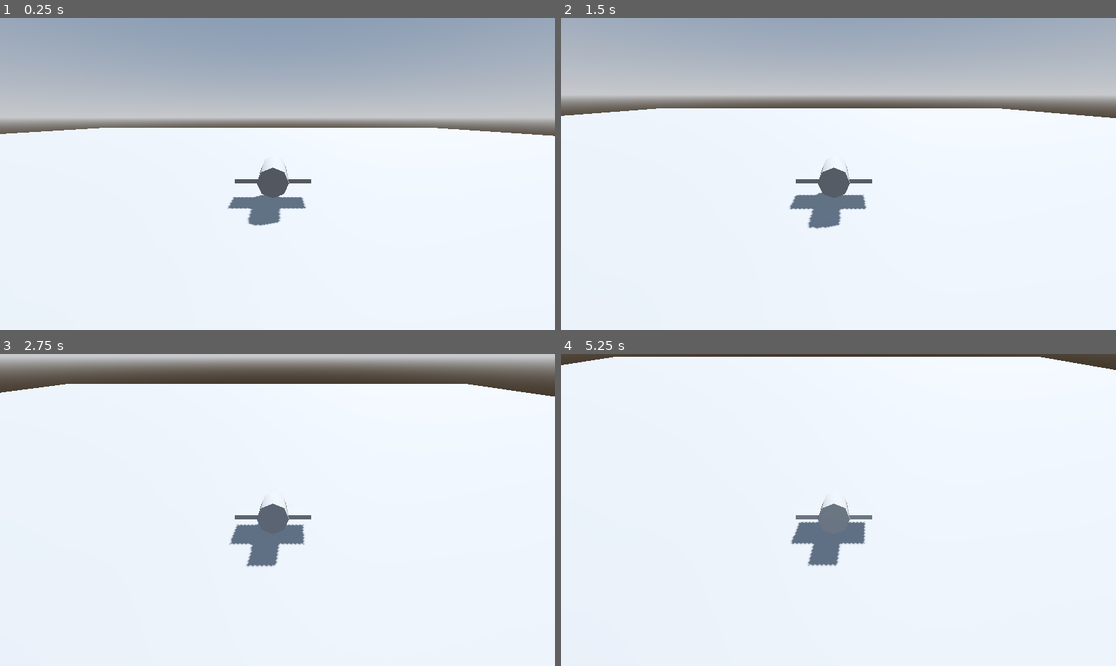
Above: before the commit, frames 1-4 (two rows, left to right).
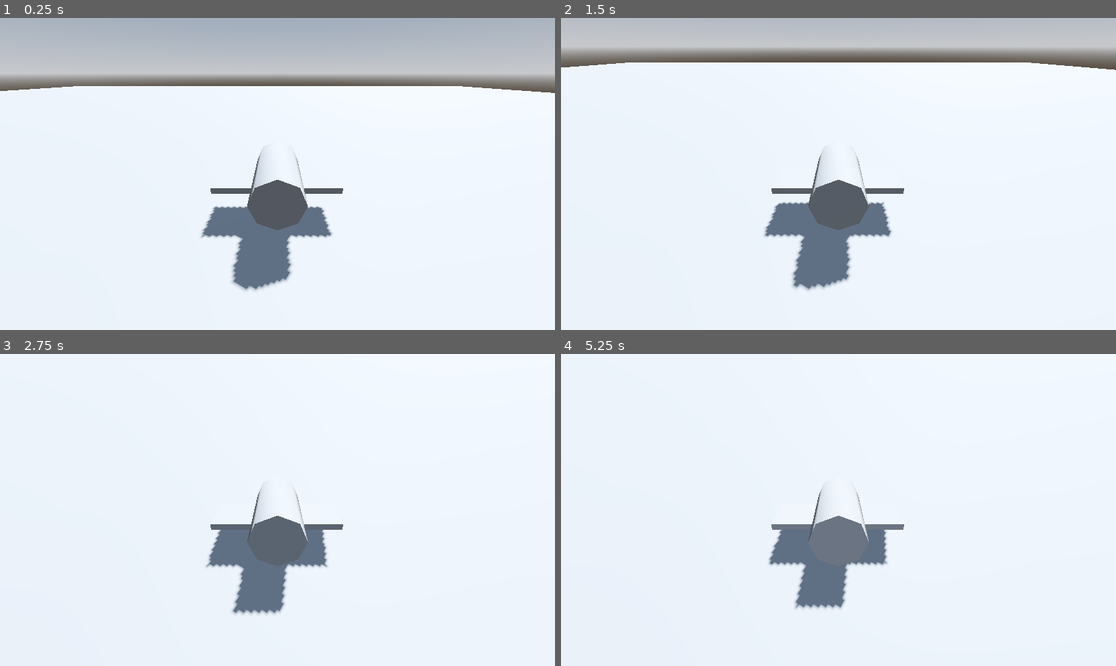
Above: after the commit, the same moments.

Repository: TeddySauyet/gta5remaster
Game: Godot game, scene res://src/plane/TestScene.tscn
Two runs of this game, one before a commit and one after it. Both use one fixed random seed, a clock stepped at 60 frames per second and the inputs below. The project has no main scene, so this scene is started directly.
Inputs:
- Up to frame 1 (0.25 s): no input
- Up to frame 2 (1.5 s): tap Enter at 0.5 s; hold D (roll_right) 0.53-1.28 s; tap Space at 1.25 s; hold S (pitch_down) from 1.28 s (still down)
- Up to frame 3 (2.75 s): release S (pitch_down) at 2.03 s; hold D (roll_right) from 2.03 s (still down)
- Up to frame 4 (5.25 s): tap Enter at 2.75, 4.25 s; release D (roll_right) at 2.78 s; hold W (pitch_up) 2.78-3.53 s; tap Space at 3.5, 5 s; hold A (roll_left) 3.53-5.03 s; hold S (pitch_down) from 5.03 s (still down)

The runs differ from the first frame. In frame 1, 33% of the frame differs, in the area x 0-100%, y 3-88%; in frame 2, 33%, in the area x 0-100%, y 0-88%; in frame 3, 14%; in frame 4, 4.6%.

Commit message:
Multiplayer is functional for planes. Next up is probably bikes? Or maybe making this flying feel a little bit better tbh, a little gravity would go a long way.

Diff:
--- a/project.godot
+++ b/project.godot
@@ -46,3 +46,8 @@
 "events": [Object(InputEventKey,"resource_local_to_scene":false,"resource_name":"","device":-1,"window_id":0,"alt_press …(192 unchanged characters)…
 ]
 }
+debug2={
+"deadzone": 0.5,
+"events": [Object(InputEventKey,"resource_local_to_scene":false,"resource_name":"","device":-1,"window_id":0,"alt_pressed":false,"shift_pressed":false,"ctrl_pressed":false,"meta_pressed":false,"pressed":false,"keycode":0,"physical_keycode":80,"key_label":0,"unicode":112,"location":0,"echo":false,"script":null)
+]
+}
--- a/src/plane/Plane.tscn
+++ b/src/plane/Plane.tscn
@@ -1,8 +1,49 @@
-[gd_scene load_steps=3 format=3 uid="uid://b2oyhh2u17n40"]
+[gd_scene load_steps=4 format=3 uid="uid://b2oyhh2u17n40"]
 
 [ext_resource type="Script" path="res://src/plane/plane.gd" id="1_uo7eh"]
 
 [sub_resource type="CylinderShape3D" id="CylinderShape3D_4hsp7"]
+
+[sub_resource type="SceneReplicationConfig" id="SceneReplicationConfig_8pa36"]
+properties/0/path = NodePath(".:_current_inputs:throttle_up")
+properties/0/spawn = true
+properties/0/replication_mode = 1
+properties/1/path = NodePath(".:_current_inputs:throttle_down")
+properties/1/spawn = true
+properties/1/replication_mode = 1
+properties/2/path = NodePath(".:_current_inputs:pitch_up")
+properties/2/spawn = true
+properties/2/replication_mode = 1
+properties/3/path = NodePath(".:_current_inputs:pitch_down")
+properties/3/spawn = true
+properties/3/replication_mode = 1
+properties/4/path = NodePath(".:_current_inputs:roll_left")
+properties/4/spawn = true
+properties/4/replication_mode = 1
+properties/5/path = NodePath(".:_current_inputs:roll_right")
+properties/5/spawn = true
+properties/5/replication_mode = 1
+properties/6/path = NodePath(".:velocity")
+properties/6/spawn = true
+properties/6/replication_mode = 1
+properties/7/path = NodePath(".:forward_speed")
+properties/7/spawn = true
+properties/7/replication_mode = 1
+properties/8/path = NodePath(".:target_speed")
+properties/8/spawn = true
+properties/8/replication_mode = 1
+properties/9/path = NodePath(".:turn_input")
+properties/9/spawn = true
+properties/9/replication_mode = 1
+properties/10/path = NodePath(".:pitch_input")
+properties/10/spawn = true
+properties/10/replication_mode = 1
+properties/11/path = NodePath(".:position")
+properties/11/spawn = true
+properties/11/replication_mode = 1
+properties/12/path = NodePath(".:rotation")
+properties/12/spawn = true
+properties/12/replication_mode = 1
 
 [node name="Plane" type="CharacterBody3D"]
 script = ExtResource("1_uo7eh")
@@ -22,3 +63,6 @@
 
 [node name="Camera3D" type="Camera3D" parent="."]
 transform = Transform3D(1, 0, 0, 0, 0.896169, 0.443713, 0, -0.443713, 0.896169, 0, 1.95328, 3.74299)
+
+[node name="MultiplayerSynchronizer" type="MultiplayerSynchronizer" parent="."]
+replication_config = SubResource("SceneReplicationConfig_8pa36")
--- a/src/plane/TestScene.tscn
+++ b/src/plane/TestScene.tscn
@@ -33,6 +33,3 @@
 
 [node name="Plane" parent="." instance=ExtResource("1_nw6ld")]
 transform = Transform3D(1, 0, 0, 0, 1, 0, 0, 0, 1, -1, 1, -1)
-
-[node name="Camera3D" type="Camera3D" parent="Plane"]
-transform = Transform3D(1, 0, 0, 0, 0.963472, 0.26781, 0, -0.26781, 0.963472, 0.144192, 1.96721, 7.00264)
--- a/src/plane/plane.gd
+++ b/src/plane/plane.gd
@@ -6,9 +6,11 @@
 ## Adapted from https://kidscancode.org/godot_recipes/3.x/3d/simple_airplane/index.html
 
 # Can't fly below this speed
-var min_flight_speed := 10
+var min_flight_speed := 10.0
 # Maximum airspeed
-var max_flight_speed := 30
+var max_flight_speed := 30.0
+## Maximum gravity acceleration (not implemented yet)
+var gravity_acceleration := 5.0
 # Turn rate
 var turn_speed := 0.75
 # Climb/dive rate
@@ -16,7 +18,7 @@
 # Wings "autolevel" speed
 var level_speed := 3.0
 # Throttle change speed
-var throttle_delta := 30
+var throttle_delta := 30.0
 # Acceleration/deceleration
 var acceleration := 6.0
 
@@ -65,7 +67,8 @@
 		)
 
 func _physics_process(delta):
-	set_input_state()
+	if is_authority():
+		set_input_state()
 	get_input(delta)
 	# Rotate the transform based on the input values
 	transform.basis = transform.basis.rotated(transform.basis.x, pitch_input * pitch_speed * delta)
@@ -91,9 +94,12 @@
 
 	move_and_slide()
 
-func get_input(delta):
+func get_input(delta  : float):
 	# Throttle input
 	if _current_inputs.throttle_up != 0.0:
+		var xz_project = -transform.basis.z
+		xz_project.y = 0
+		var gravity_effect := gravity_acceleration * sin(xz_project.angle_to(-transform.basis.z))
 		target_speed = min(forward_speed + throttle_delta * delta, max_flight_speed)
 	if _current_inputs.throttle_down != 0.0:
 		var limit = 0 if grounded else min_flight_speed
@@ -109,3 +115,6 @@
 		pitch_input -= _current_inputs.pitch_down
 	if forward_speed >= min_flight_speed:
 		pitch_input += _current_inputs.pitch_up
+
+func is_authority() -> bool:
+	return get_multiplayer_authority() == multiplayer.get_unique_id()
--- a/src/utilities/debug_multiplayer.gd
+++ b/src/utilities/debug_multiplayer.gd
@@ -1,7 +1,7 @@
 extends Node
 
 var server_port : int = 27015
-var client_port : int = 27016
+var client_port : int = 27015
 var ip : String = "127.0.0.1"
 
 
@@ -18,7 +18,7 @@
 	if error:
 		return false
 	multiplayer.multiplayer_peer = peer
-	#print_debug('Hosted server')
+	print_debug('Hosted server')
 	return true
 
 func _join_server() -> bool:
@@ -27,5 +27,5 @@
 	if error:
 		return false
 	multiplayer.multiplayer_peer = peer
-	#print_debug('Joined server, id is ', str(multiplayer.get_unique_id()))
+	print_debug('Joined server, id is ', str(multiplayer.get_unique_id()))
 	return true
--- /dev/null
+++ b/tests/test_plane_multiplayer.gd
@@ -0,0 +1,19 @@
+extends Node3D
+
+var n_players = 0
+var max_players = 2
+
+var spawners : Array[PlayerSpawner]
+
+func _ready() -> void:
+	spawners = [$PlayerSpawner2, $PlayerSpawner3, $PlayerSpawner4, $PlayerSpawner5, $PlayerSpawner6]
+	multiplayer.peer_connected.connect(on_peer_connected)
+	$DebugMultiplayer.debug_start_network()
+
+func on_peer_connected(id : int) -> void:
+	n_players += 1
+	if multiplayer.is_server() and n_players == max_players - 1:
+		$PlayerSpawner.spawn_player.rpc(1)
+		var peers = multiplayer.get_peers()
+		for idx in  range(peers.size()):
+			spawners[idx].spawn_player.rpc(peers[idx])
--- a/tests/test_plane_multiplayer.tscn
+++ b/tests/test_plane_multiplayer.tscn
@@ -1,6 +1,8 @@
-[gd_scene load_steps=5 format=3 uid="uid://c8qm2tbths36o"]
+[gd_scene load_steps=7 format=3 uid="uid://c8qm2tbths36o"]
 
-[ext_resource type="PackedScene" uid="uid://b2oyhh2u17n40" path="res://src/plane/Plane.tscn" id="1_jcgfh"]
+[ext_resource type="Script" path="res://tests/test_plane_multiplayer.gd" id="1_pr0in"]
+[ext_resource type="PackedScene" uid="uid://jniya483s4b0" path="res://unorganized/player_spawner.tscn" id="1_vn5ls"]
+[ext_resource type="PackedScene" uid="uid://dmuknn8eypng1" path="res://src/utilities/debug_multiplayer.tscn" id="3_d8kr4"]
 
 [sub_resource type="ProceduralSkyMaterial" id="ProceduralSkyMaterial_s5aon"]
 sky_horizon_color = Color(0.64625, 0.65575, 0.67075, 1)
@@ -16,6 +18,7 @@
 glow_enabled = true
 
 [node name="TestPlaneMultiplayer" type="Node3D"]
+script = ExtResource("1_pr0in")
 
 [node name="DirectionalLight3D" type="DirectionalLight3D" parent="."]
 transform = Transform3D(-0.866025, -0.433013, 0.25, 0, 0.5, 0.866025, -0.5, 0.75, -0.433013, 0, 0, 0)
@@ -43,5 +46,22 @@
 [node name="CSGCylinder3D3" type="CSGCylinder3D" parent="CSGCombiner3D"]
 transform = Transform3D(1, 0, 0, 0, 1, 0, 0, 0, 1, 2.14357, 0, 9.19825)
 
-[node name="Plane" parent="." instance=ExtResource("1_jcgfh")]
-transform = Transform3D(1, 0, 0, 0, 1, 0, 0, 0, 1, -0.117237, 0.488887, 1.88951)
+[node name="PlayerSpawner" parent="." instance=ExtResource("1_vn5ls")]
+transform = Transform3D(1, 0, 0, 0, 1, 0, 0, 0, 1, -7.39128, 0.125246, 7.35702)
+
+[node name="PlayerSpawner2" parent="." instance=ExtResource("1_vn5ls")]
+transform = Transform3D(1, 0, 0, 0, 1, 0, 0, 0, 1, 9.86552, 0.777787, -3.62681)
+
+[node name="PlayerSpawner3" parent="." instance=ExtResource("1_vn5ls")]
+transform = Transform3D(1, 0, 0, 0, 1, 0, 0, 0, 1, 20.2871, 0.777787, -3.62681)
+
+[node name="PlayerSpawner4" parent="." instance=ExtResource("1_vn5ls")]
+transform = Transform3D(1, 0, 0, 0, 1, 0, 0, 0, 1, 31.8341, 0.777787, -3.62681)
+
+[node name="PlayerSpawner5" parent="." instance=ExtResource("1_vn5ls")]
+transform = Transform3D(1, 0, 0, 0, 1, 0, 0, 0, 1, 38.6446, 0.777787, -3.62681)
+
+[node name="PlayerSpawner6" parent="." instance=ExtResource("1_vn5ls")]
+transform = Transform3D(1, 0, 0, 0, 1, 0, 0, 0, 1, 44.2416, 0.777787, -3.62681)
+
+[node name="DebugMultiplayer" parent="." instance=ExtResource("3_d8kr4")]
--- /dev/null
+++ b/unorganized/player_spawner.gd
@@ -0,0 +1,20 @@
+extends Node3D
+class_name PlayerSpawner
+
+enum PLAYER_SCENES
+{
+	PLANE,
+}
+
+var scene_path_map := {
+	PLAYER_SCENES.PLANE: "res://src/plane/Plane.tscn"
+}
+
+@export var player_scene : PLAYER_SCENES = PLAYER_SCENES.PLANE
+
+@rpc("authority", "reliable", "call_local")
+func spawn_player(player_id : int) -> void:
+	var player = load(scene_path_map[player_scene]).instantiate()
+	add_child(player)
+	player.set_multiplayer_authority(player_id)
+	player.get_node("Camera3D").current = player.is_authority()
--- /dev/null
+++ b/unorganized/player_spawner.tscn
@@ -0,0 +1,6 @@
+[gd_scene load_steps=2 format=3 uid="uid://jniya483s4b0"]
+
+[ext_resource type="Script" path="res://unorganized/player_spawner.gd" id="1_btucb"]
+
+[node name="PlayerSpawner" type="Node3D"]
+script = ExtResource("1_btucb")
